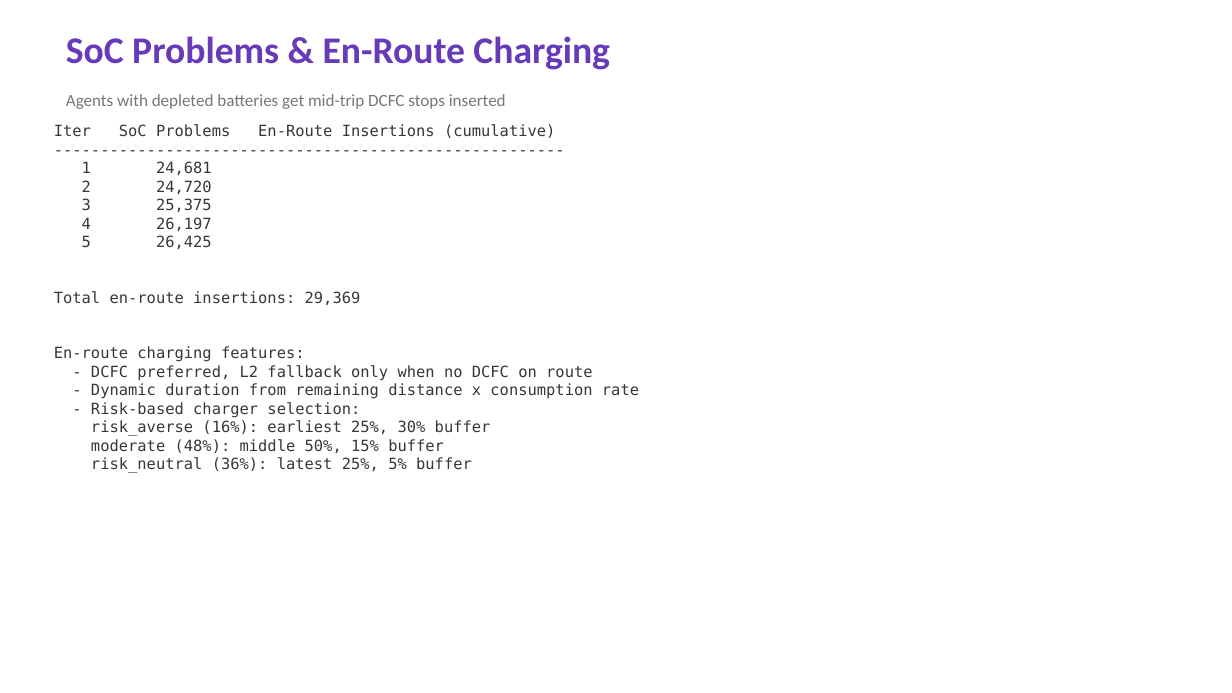
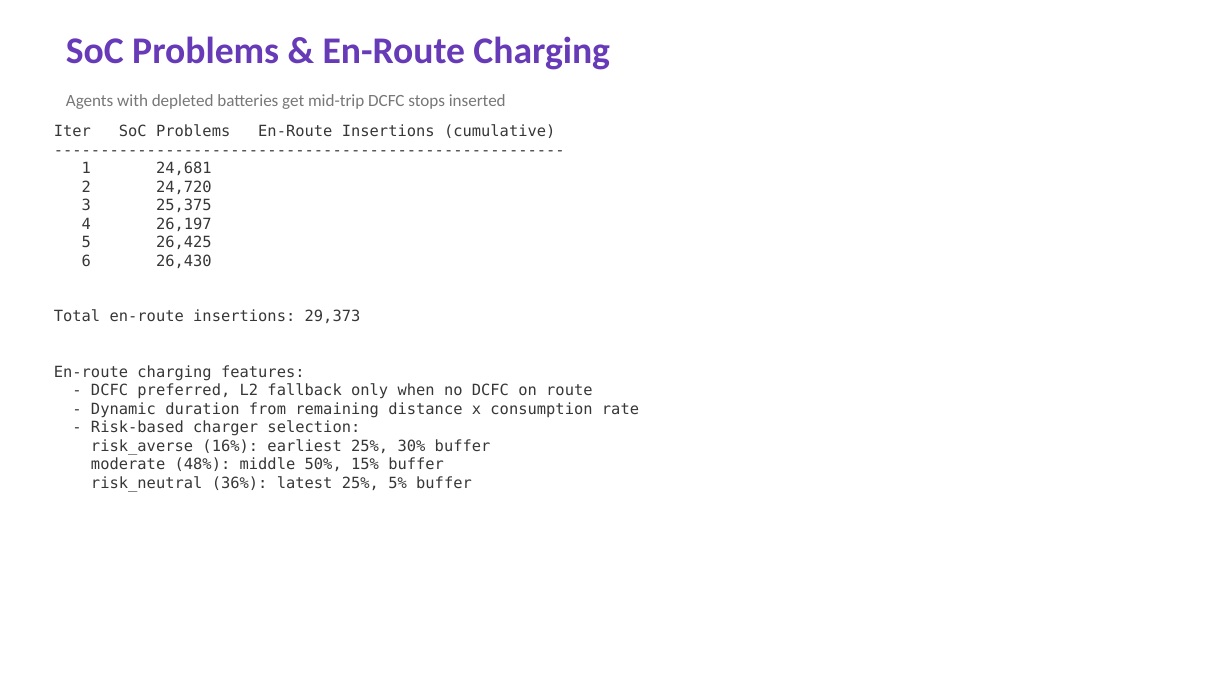
Before and after one commit to Tomal121186621/UrbanEV-MATSim-Maryland, a slide deck: slide 4 of UrbanEV_Results.pptx. Drawn at 1232x693 pixels with LibreOffice and Linux fonts; fonts in the diff are those of the drawing. Boxes give left, top, right and bottom in pixels: in the first picture for what was removed or moved away, otherwise in the second. Text is boxed around its words. In the diff, an @@ line names an element or a change of style, - is before the commit and + after.

```diff
--- a/UrbanEV_Results.pptx
+++ b/UrbanEV_Results.pptx
@@ text at <box>54,254,361,323</box>: text changed @@
-Total en-route insertions: 29,369
+6 26,430
+Total en-route insertions: 29,373
```
Also in this commit, not shown: 6 other slides changed.
